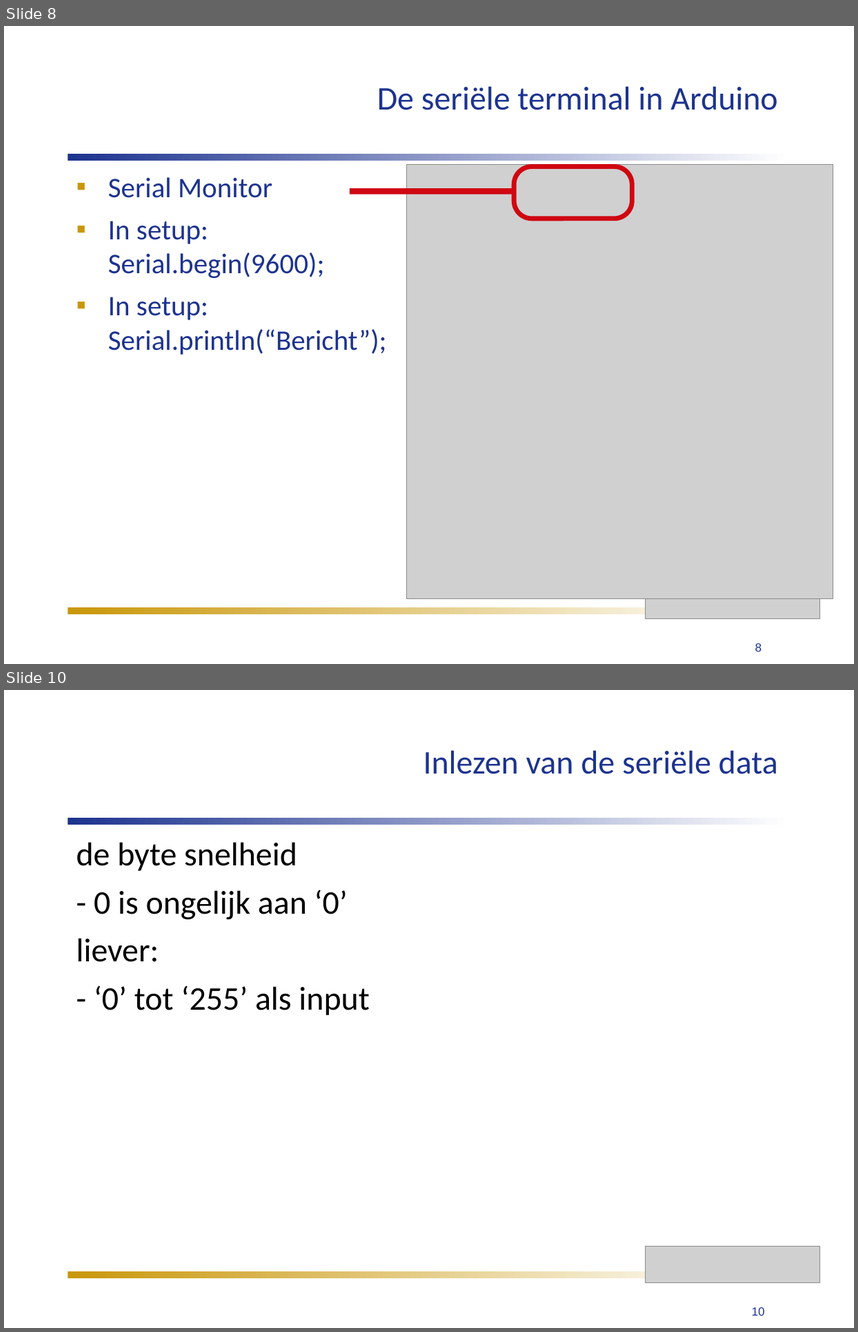
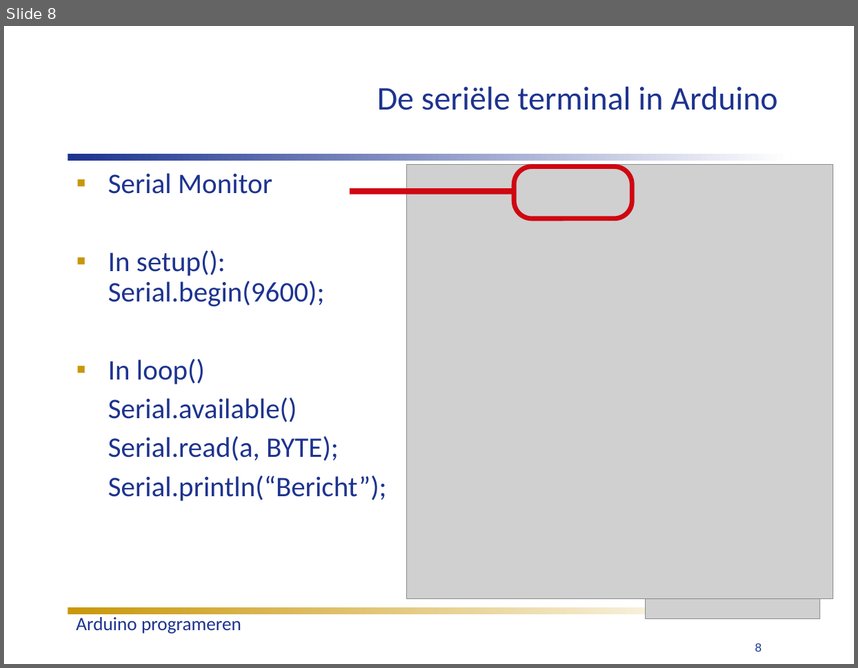
Before and after one commit to humiq/Greendevelopment, a slide deck: trunk/documents/Colleges/ISIROB College 4.ppt. Shown one above the other, each under a label of ours: slides 8 and 10 before the commit, slide 8 after it; the slides between them are not shown. The pictures are 858x1332 and 858x668 pixels, drawn with LibreOffice and Linux fonts; fonts in the diff are those of the drawing; grey boxes stand for pictures. Boxes give left, top, right and bottom in pixels: in the first picture for what was removed or moved away, otherwise in the second. Text is boxed around its words. In the diff, an @@ line names an element or a change of style, - is before the commit and + after.

```diff
--- a/trunk/documents/Colleges/ISIROB College 4.ppt
+++ b/trunk/documents/Colleges/ISIROB College 4.ppt
@@ slide 10 removed at (4, 690, 854, 1328), background #FFFFFF @@
@@ title removed at (424, 750, 778, 774) @@
-Inlezen van de seriële data
@@ rectangle removed at (67, 818, 791, 825) @@
@@ text removed at (76, 842, 369, 1015) @@
-de byte snelheid
-- 0 is ongelijk aan ‘0’
-liever:
-- ‘0’ tot ‘255’ als input
@@ picture removed at (645, 1246, 820, 1283) @@
@@ rectangle removed at (67, 1270, 748, 1277) @@
@@ page number removed at (752, 1307, 765, 1315) @@
-10
@@ slide 8 changed as well @@
@@ text at (108, 173, 272, 194): line spacing 1 to 0.9 @@
@@ text at (108, 250, 387, 501): text changed @@
-▪ In setup:
-  Serial.begin(9600);
-▪ In setup:
-  Serial.println(“Bericht”);
+▪ In setup():
+  Serial.begin(9600);
+▪ In loop()
+Serial.available()
+Serial.read(a, BYTE);
+Serial.println(“Bericht”);
@@ text added at (76, 617, 241, 633), 16 pt, text #1D338F @@
+Arduino programeren
```
Also in this commit, not shown: 16 other slides changed, 1 slide added, 2 other slides removed, 1 other file.
